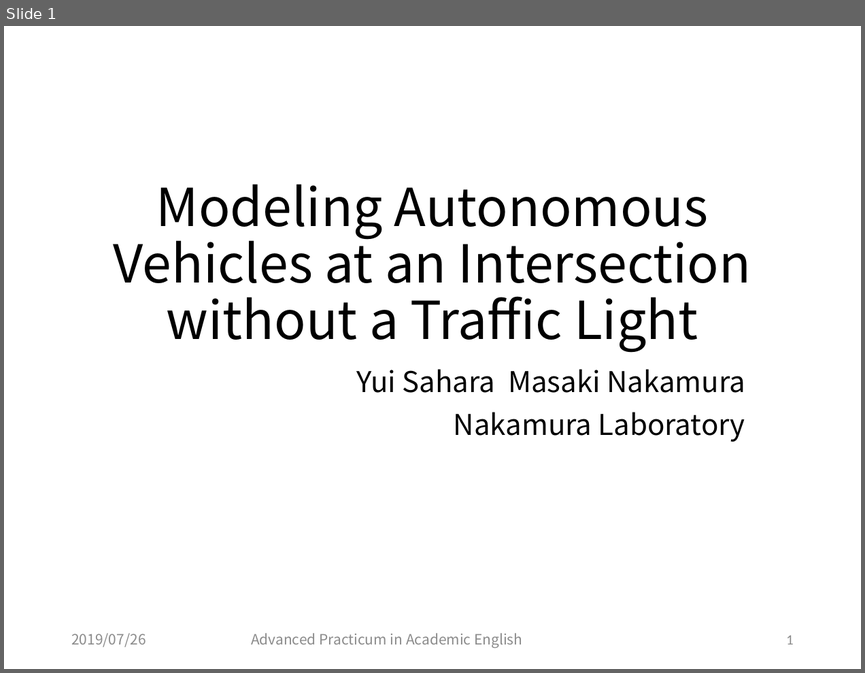
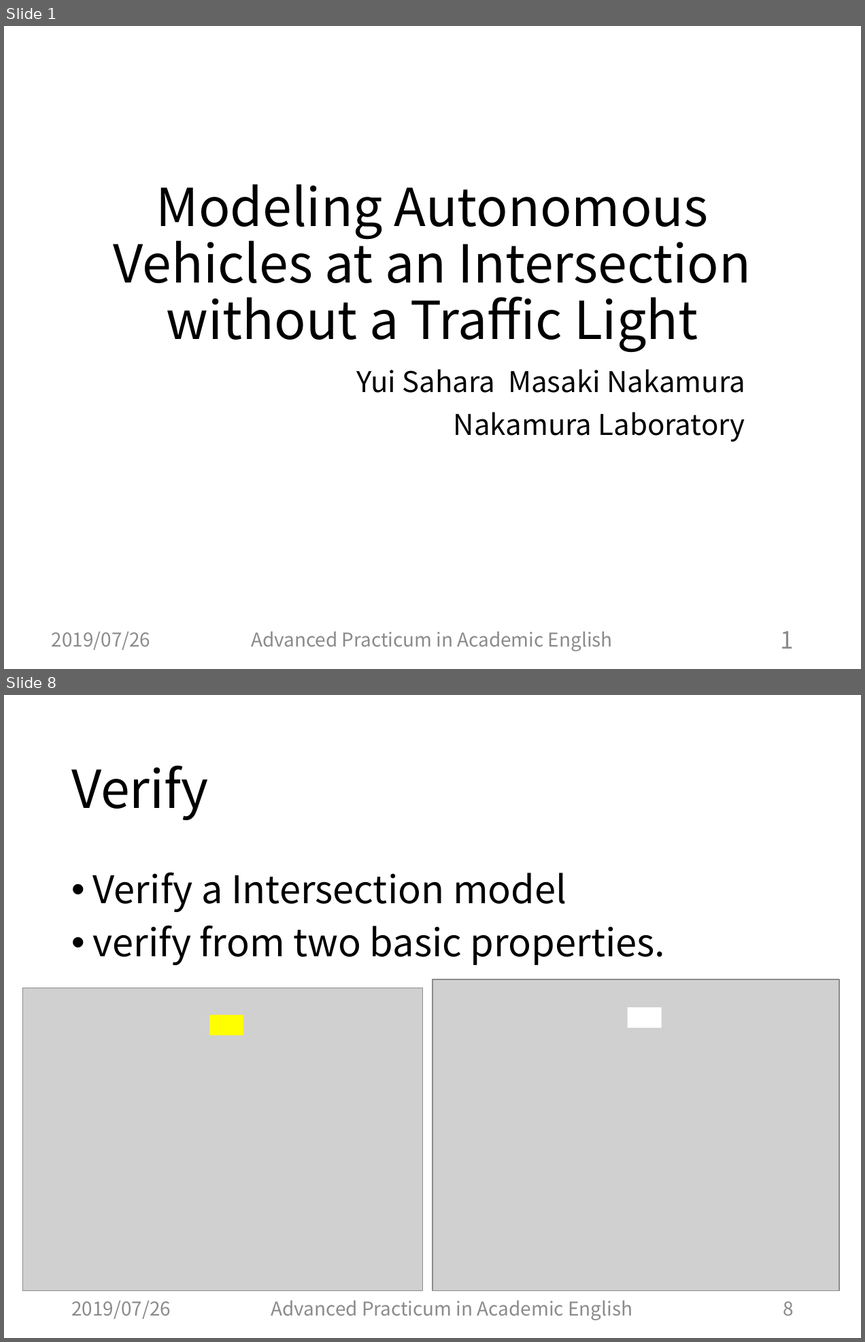
Before and after one commit to Sahara62/master2019, a slide deck: English/presenSlide.pptx. Shown one above the other, each under a label of ours: slide 1 before the commit, slides 1 and 8 after it; the slides between them are not shown. The pictures are 865x673 and 865x1342 pixels, drawn with LibreOffice and Linux fonts; fonts in the diff are those of the drawing; grey boxes stand for pictures. Boxes give left, top, right and bottom in pixels: in the first picture for what was removed or moved away, otherwise in the second. Text is boxed around its words. In the diff, an @@ line names an element or a change of style, - is before the commit and + after.

```diff
--- a/English/presenSlide.pptx
+++ b/English/presenSlide.pptx
@@ slide 8 added at (4, 695, 861, 1338), background #FFFFFF @@
@@ title added at (71, 765, 209, 820), 44 pt, text #000000 @@
+Verify
@@ text added at (93, 872, 666, 965), 32 pt, text #000000 @@
+• Verify a Intersection model
+• verify from two basic properties.
@@ picture added at (432, 979, 839, 1291) @@
@@ picture added at (23, 988, 422, 1291) @@
@@ rectangle added at (209, 1015, 244, 1035), fill #FFFF00 @@
@@ rectangle added at (628, 1007, 662, 1028), fill #FFFFFF @@
@@ text added at (71, 1300, 171, 1319), 16 pt, text #8C8C8C @@
+2019/07/26
@@ text added at (271, 1300, 632, 1320), 16 pt, text #8C8C8C @@
+Advanced Practicum in Academic English
@@ page number added at (783, 1301, 793, 1315), 16 pt, text #8C8C8C @@
+8
@@ slide 1 changed as well @@
@@ text "2019/07/26": place and size @@
-text "2019/07/26" at (71, 633, 146, 647)
+text "2019/07/26" at (52, 631, 151, 650)
@@ text "2019/07/26" at (52, 631, 151, 650): size 12 to 16 pt @@
@@ text "Advanced Practicum in Academic English" at (251, 631, 613, 651): size 12 to 16 pt @@
@@ page number: place and size @@
-page number at (786, 635, 793, 644)
+page number at (780, 631, 793, 648)
@@ page number at (780, 631, 793, 648): size 12 to 20 pt, font Calibri to Noto Sans CJK JP @@
```
Also in this commit, not shown: 1 other slide changed, 9 other slides added.
